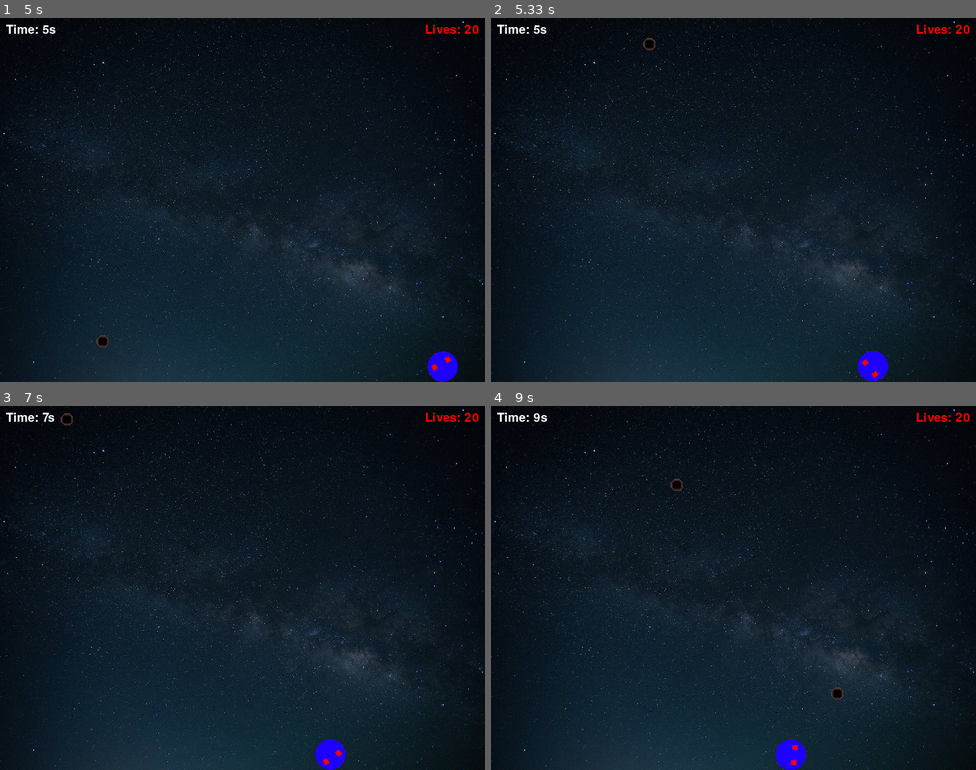
Above: before the commit, frames 1-4 (two rows, left to right).
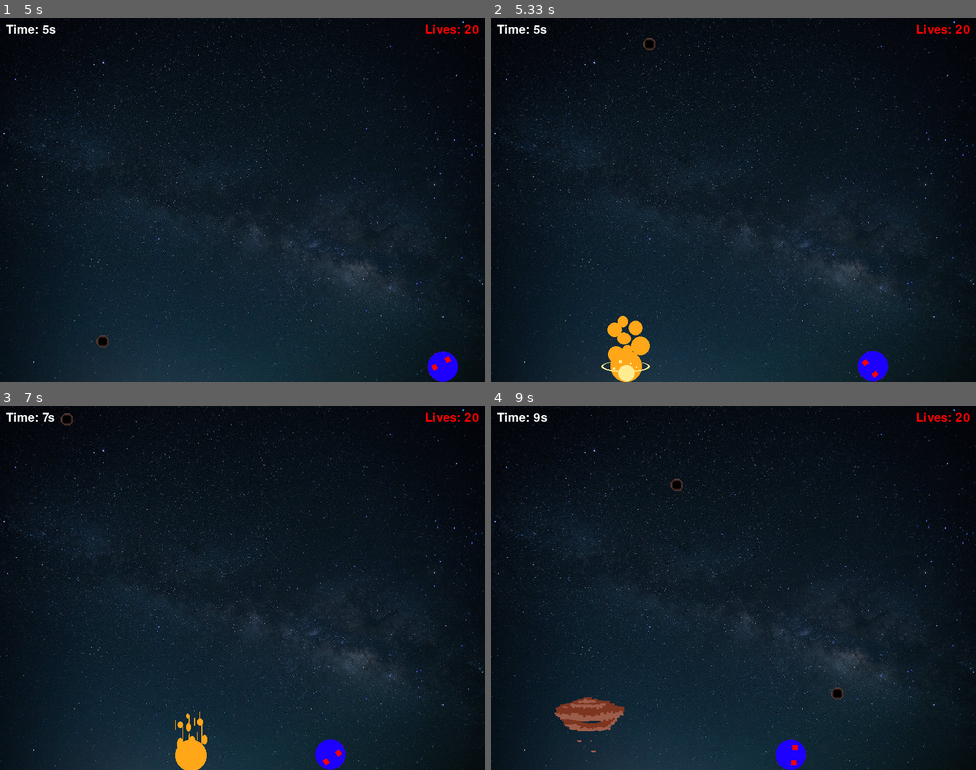
Above: after the commit, the same moments.

Repository: Oussecg/pygame-simple-game
Game: pygame game, started from main.py
The game is run twice, just before and just after one commit, with the same random seed, the same clock (stepped at 60 frames per second) and the same inputs.
Inputs (mouse positions are in pixels of both pictures, inside the frame that each line leads up to):
- Up to frame 1 (5 s): click (242, 200) at 0.38 s; hold Right 0.67-1.13 s; hold Right 1.17-1.63 s; hold Left 1.67-2.2 s; tap D at 1.82, 4.98 s; hold Left 2.23-2.63 s; hold Right 2.67-3.3 s; hold Right 3.83-4.3 s; hold Right 4.33-4.8 s; hold Left from 4.83 s (still down)
- Up to frame 2 (5.33 s): keep holding Left
- Up to frame 3 (7 s): release Left at 5.37 s; hold Left 5.4-5.8 s; hold Right 5.83-6.47 s; hold Left 6.5-6.97 s; tap D at 6.65 s
- Up to frame 4 (9 s): hold Right 7-7.47 s; hold Right 7.5-7.97 s; hold Left 8-8.53 s; tap D at 8.15 s; hold Left 8.57-8.97 s

Frame 1 is identical in both runs. In frame 2, 1.0% of the frame differs, in the area x 22-33%, y 81-100%; in frame 3, 0.6%; in frame 4, 1.0%.

Commit message:
We add effects when the rocket touch the ground

Diff:
--- /dev/null
+++ b/explosion.py
@@ -0,0 +1,29 @@
+import pygame
+from spriteSheet import SpriteSheet
+from time import time
+
+class Explosion(pygame.sprite.Sprite):
+    def __init__(self):
+        super().__init__()
+        self.image = pygame.image.load("assets/images/spritsheet.png")
+        self.spriteSheet = SpriteSheet(self.image)
+        self.listImage = []
+        self.start_animation_time = time()
+        self.animation_time = 50
+        self.frame = 0
+
+        for x in range(12):
+            self.listImage.append(self.spriteSheet.get_image(x, 128, 128, 1, "black"))
+
+        self.image = self.listImage[0]
+        self.rect = self.image.get_rect(topleft=(0, 0))
+
+    def animate(self):
+        if round((time() - self.start_animation_time) * 1000) >= self.animation_time:
+            self.start_animation_time = time()
+            self.frame += 1
+            if self.frame >= 11:
+                return True
+            else:
+                self.image = self.listImage[self.frame]
+                return False
--- a/game.py
+++ b/game.py
@@ -2,6 +2,7 @@
 
 from player import Player
 from rocket import Rocket
+from explosion import Explosion
 from time import time
 
 class Game:
@@ -22,6 +23,7 @@
         self.background = pygame.transform.scale(self.background, self.screen.get_size())
         self.player = Player()
         self.rocket = Rocket()
+        self.explosion = Explosion()
         self.text = self.font.render(f'Time: {self.elapsed_time}s', True, (255, 255, 255))
         self.live_text = self.font.render(f"Lives: {self.player.lives}", True, "white")
         self.fps = 60
@@ -36,9 +38,11 @@
         self.game_over_image_x = (pygame.display.get_surface().get_width() - self.game_over_image.get_width()) // 2
         self.game_over_image_y = (pygame.display.get_surface().get_height() - self.game_over_image.get_height()) // 2
         self.game_over_image_rect = self.game_over_image.get_rect(topleft=(self.game_over_image_x, self.game_over_image_y))
+        self.explosions = pygame.sprite.Group()
 
     def check_events(self):
         if self.game_started:
+            # this is the counter time
             self.elapsed_time = round(time() - self.start_time) * 1000
             if self.add_increment > self.max_speed:
                 self.add_increment = self.default_add_increment
@@ -50,8 +54,11 @@
             for rocket in self.rockets:
                 rocket.update()
                 if rocket.rect.bottom >= pygame.display.get_surface().get_height():
+                    self.count -= 1
+                    explosion = Explosion()
+                    explosion.rect.x, explosion.rect.y = rocket.rect.x, rocket.rect.bottom - explosion.rect.height
                     self.rockets.remove(rocket)
-                    self.count -= 1
+                    self.explosions.add(explosion)
                 elif rocket.rect.colliderect(self.player.rect):
                     self.player.lives -= 1
                     self.rockets.remove(rocket)
@@ -59,6 +66,10 @@
 
             for _ in range(self.count - len(self.rockets)):
                 self.rockets.add(Rocket())
+
+            for explosion in self.explosions:
+                if explosion.animate():
+                    self.explosions.remove(explosion)
 
             self.check_live()
 
@@ -84,6 +95,7 @@
             self.screen.blit(self.text, (10, 10))
             self.screen.blit(self.live_text, (pygame.display.get_surface().get_width() - (self.live_text.get_width() + 10), 10))
             self.rockets.draw(self.screen)
+            self.explosions.draw(self.screen)
             self.clock.tick(self.fps)
         elif not self.game_started and not self.game_finished:
             self.screen.blit(self.start_button, self.start_button_rect)
--- /dev/null
+++ b/spriteSheet.py
@@ -0,0 +1,13 @@
+import pygame
+
+class SpriteSheet():
+	def __init__(self, image):
+		self.sheet = image
+
+	def get_image(self, frame, width, height, scale, colour):
+		image = pygame.Surface((width, height)).convert_alpha()
+		image.blit(self.sheet, (0, 0), ((frame * width), 0, width, height))
+		image = pygame.transform.scale(image, (width * scale, height * scale))
+		image.set_colorkey(colour)
+
+		return image
Binary file added: assets/gif/explosion.gif
Binary file added: assets/images/spritsheet.png
